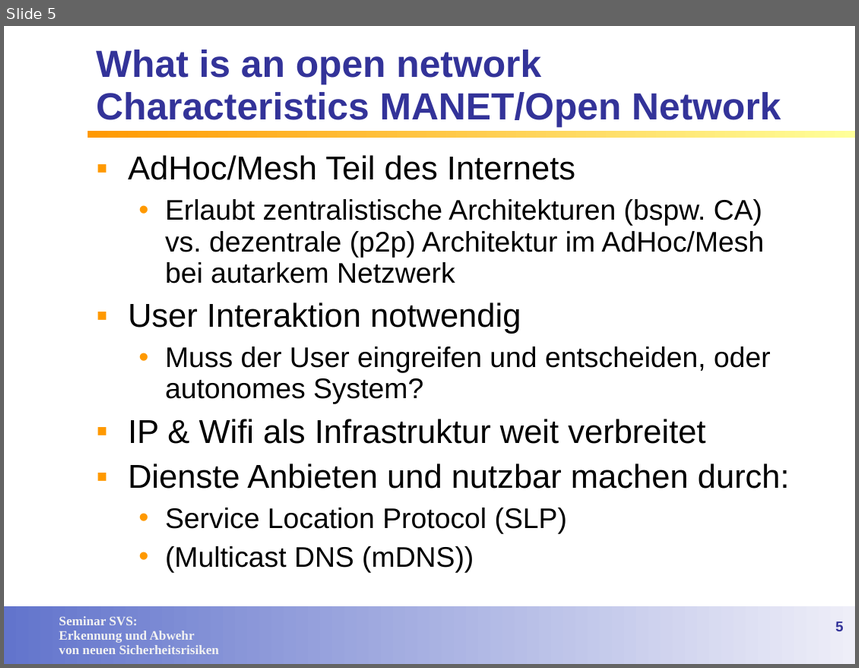
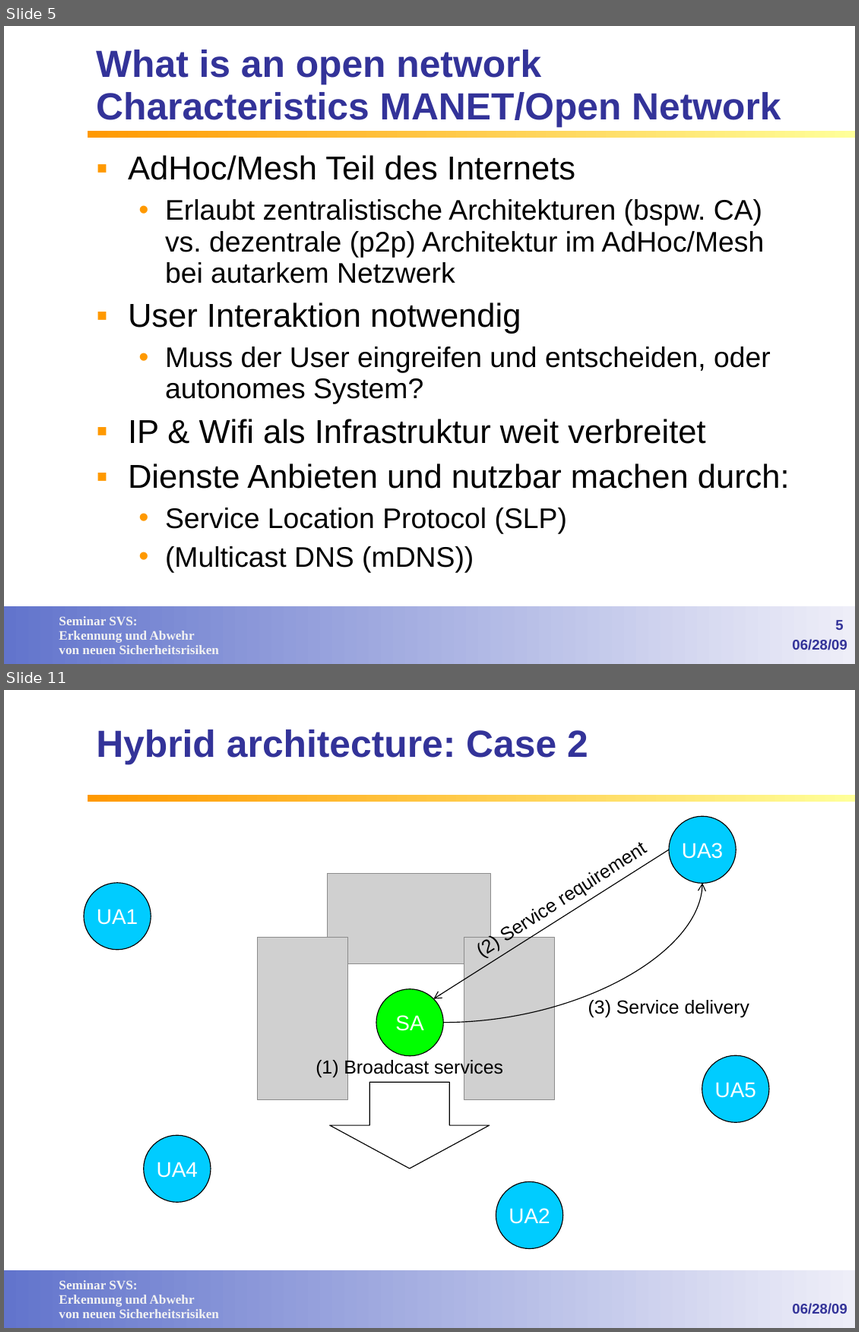
Before and after one commit to lemmy/SecuredSLP, a slide deck: doc/Service Discovery in open networks.ppt. Shown one above the other, each under a label of ours: slide 5 before the commit, slides 5 and 11 after it; the slides between them are not shown. The pictures are 859x668 and 859x1332 pixels, drawn with LibreOffice and Linux fonts; fonts in the diff are those of the drawing; grey boxes stand for pictures; background and template pictures are left out. Boxes give left, top, right and bottom in pixels: in the first picture for what was removed or moved away, otherwise in the second. Text is boxed around its words. In the diff, an @@ line names an element or a change of style, - is before the commit and + after.

```diff
--- a/doc/Service Discovery in open networks.ppt
+++ b/doc/Service Discovery in open networks.ppt
@@ slide 11 added at box(4, 690, 855, 1328), background #FFFFFF; not listed: 3 template elements that a slide beside it also shows @@
@@ title added at box(96, 730, 588, 764), 32 pt, text #333399, bold @@
+Hybrid architecture: Case 2
@@ ellipse added at box(669, 816, 736, 883), fill #00CCFF, outline #000000 0.74 pt, 18 pt, text #FFFFFF @@
+UA3
@@ arrow added from (669, 850) to (434, 999), #000000 0.74 pt @@
@@ ellipse added at box(84, 883, 151, 951), fill #00CCFF, outline #000000 0.74 pt, 18 pt, text #FFFFFF @@
+UA1
@@ picture added at box(328, 874, 491, 964) @@
@@ curved arrow added from (443, 1023) to (703, 883), #000000 0.74 pt @@
@@ picture added at box(258, 938, 348, 1100) @@
@@ picture added at box(465, 938, 555, 1100) @@
@@ text added at box(482, 935, 502, 961), 16 pt, text #000000 @@
+(2) Service requirement
@@ ellipse added at box(377, 989, 444, 1057), fill #00FF00, outline #000000 0.74 pt, 18 pt, text #FFFFFF @@
+SA
@@ text added at box(588, 1000, 750, 1018), 16 pt, text #000000 @@
+(3) Service delivery
@@ text added at box(316, 1059, 503, 1078), 16 pt, text #000000 @@
+(1) Broadcast services
@@ ellipse added at box(702, 1056, 769, 1123), fill #00CCFF, outline #000000 0.74 pt, 18 pt, text #FFFFFF @@
+UA5
@@ down arrow added at box(330, 1082, 490, 1170), fill #FFFFFF, outline #000000 0.74 pt @@
@@ ellipse added at box(144, 1135, 211, 1202), fill #00CCFF, outline #000000 0.74 pt, 18 pt, text #FFFFFF @@
+UA4
@@ ellipse added at box(496, 1182, 563, 1249), fill #00CCFF, outline #000000 0.74 pt, 18 pt, text #FFFFFF @@
+UA2
@@ text added at box(792, 1303, 848, 1315), 12 pt, text #333399, bold @@
+06/28/09
@@ slide 5 changed as well @@
@@ text added at box(792, 639, 848, 651), 12 pt, text #333399, bold @@
+06/28/09
```
Also in this commit, not shown: 24 other slides changed, 8 other slides added, 2 slides removed, 4 other files.
